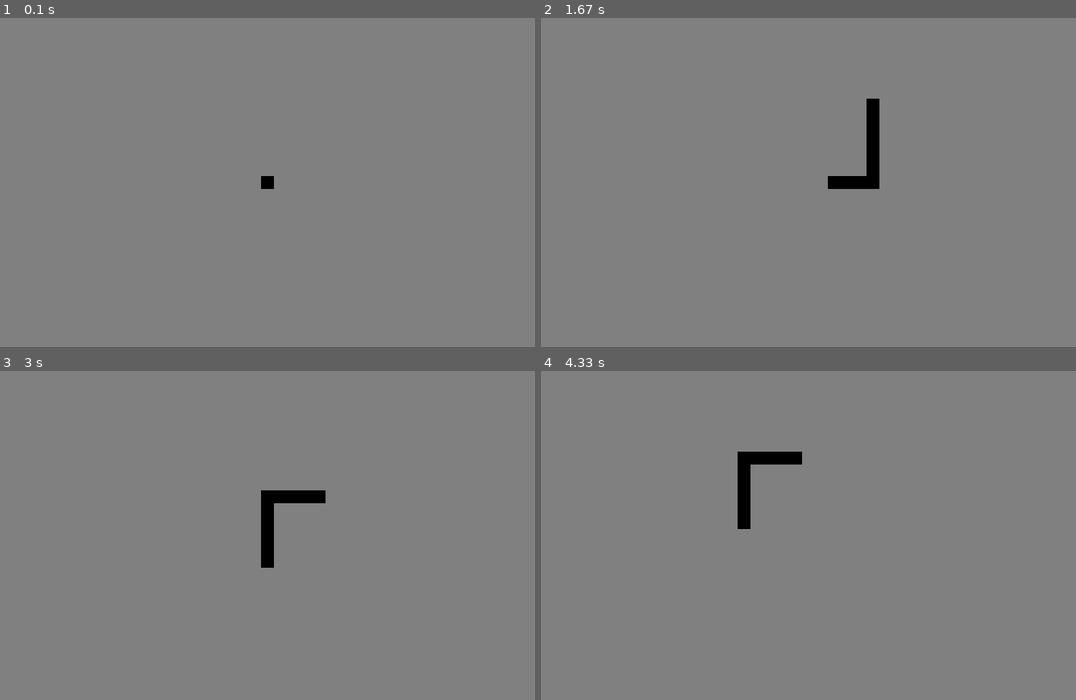
Above: before the commit, frames 1-4 (two rows, left to right).
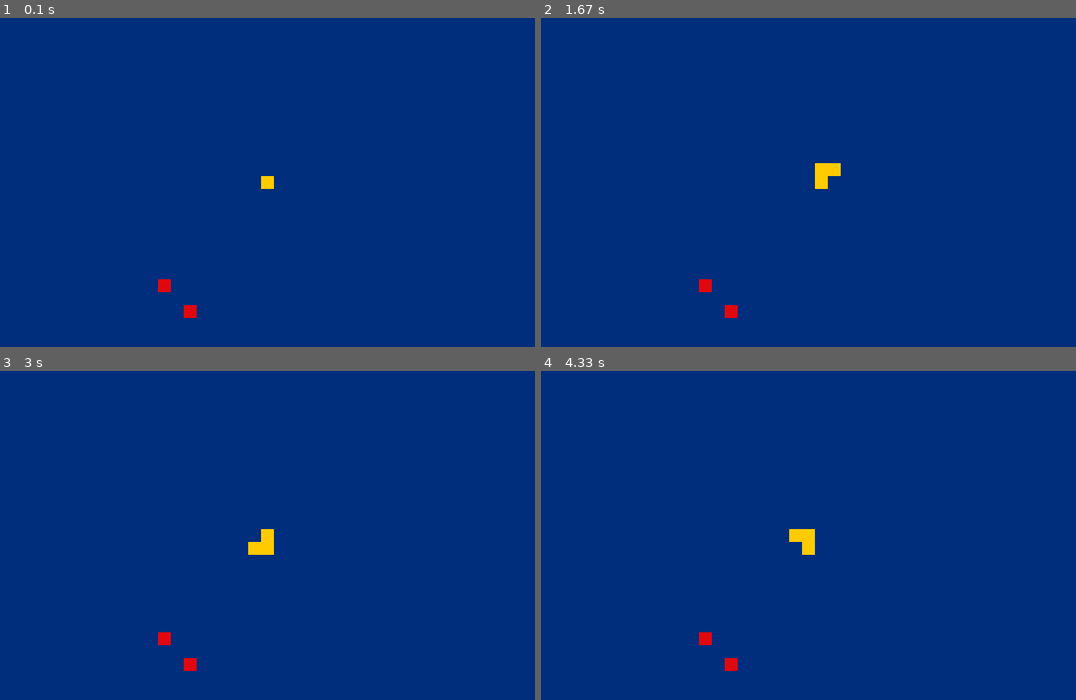
Above: after the commit, the same moments.

Repository: gnegno/py_games
Game: pygame game, started from sandbox.py
Two runs of this game, one before a commit and one after it. Both use one fixed random seed, a clock stepped at 60 frames per second and the inputs below.
Inputs:
- Up to frame 1 (0.1 s): no input
- Up to frame 2 (1.67 s): hold Right 0.33-0.8 s; hold Up 0.83-1.13 s; hold Right 1.17-1.63 s
- Up to frame 3 (3 s): hold Left 1.67-2.2 s; hold Down 2.23-2.53 s; hold Left 2.57-2.97 s
- Up to frame 4 (4.33 s): hold Up 3-3.37 s; hold Right 3.4-4.03 s; hold Down from 4.07 s (still down)

The runs differ from the first frame. In frame 1, 100% of the frame differs, in the area x 0-100%, y 0-100%; in frame 2, 100%; in frame 3, 100%; in frame 4, 100%.

Commit message:
don't know
'

Diff:
--- a/sandbox.py
+++ b/sandbox.py
@@ -44,7 +44,7 @@
 
     def draw_all_cells(self):
         for i in range(len(self.cells_centers)):
-            pygame.draw.rect(DISPLAY_SURF, BLACK, (self.cells_centers[i][1] - self.cells_size/2,
+            pygame.draw.rect(DISPLAY_SURF, PALETTE_YELLOW, (self.cells_centers[i][1] - self.cells_size/2,
                                                    self.cells_centers[i][0] - self.cells_size/2,
                                                    self.cells_size, self.cells_size))
 
@@ -83,7 +83,7 @@
                 self.move()
 
         # Manage the length of the snake
-        if self.nr_cells > 10:
+        if self.nr_cells > 3:
             self.pop_cell()
 
         # Draw the whole snake
@@ -102,34 +102,43 @@
 
 
 snake = Boxy()
+apples_positions =[[center_x, center_y], [center_x + 2*snake.cells_size, center_y + 2*snake.cells_size]]
 
 while True:  # main game loop
-    DISPLAY_SURF.fill(GRAY)
+    DISPLAY_SURF.fill(PALETTE_BLUE_1)
+
+    for i in range(len(apples_positions)):
+        pygame.draw.rect(DISPLAY_SURF, PALETTE_RED, (apples_positions[i][1] - snake.cells_size / 2,
+                                               apples_positions[i][0] - snake.cells_size / 2,
+                                               snake.cells_size, snake.cells_size))
+
     snake.draw_all_cells()
 
     pygame.display.update()
     FPS_CLOCK.tick(FPS)
 
-    # Changing direction based on the
+    # Changing direction based on buttonpress
     for event in pygame.event.get():
-        if event.type == QUIT or (event.type == KEYUP and event.key == K_ESCAPE):
+        if event.type == QUIT or (event.type == KEYDOWN and event.key == K_ESCAPE):
             pygame.quit()
             sys.exit()
 
-        if event.type == KEYUP and event.key == K_LEFT:
+        if event.type == KEYDOWN and event.key == K_LEFT:
             snake.direction = 'left'
             snake.move()
 
-        if event.type == KEYUP and event.key == K_RIGHT:
+        if event.type == KEYDOWN and event.key == K_RIGHT:
             snake.direction = 'right'
             snake.move()
 
-        if event.type == KEYUP and event.key == K_UP:
+        if event.type == KEYDOWN and event.key == K_UP:
             snake.direction = 'up'
             snake.move()
 
-        if event.type == KEYUP and event.key == K_DOWN:
+        if event.type == KEYDOWN and event.key == K_DOWN:
             snake.direction = 'down'
             snake.move()
 
-    snake.move()  # Always moving
+
+
+    # snake.move()  # Always moving
